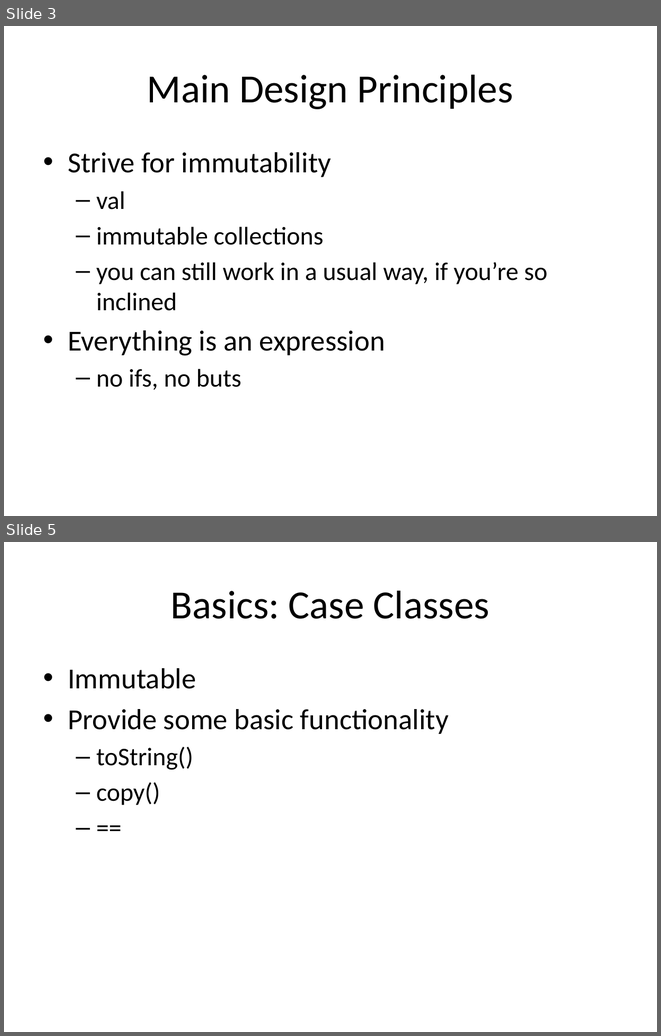
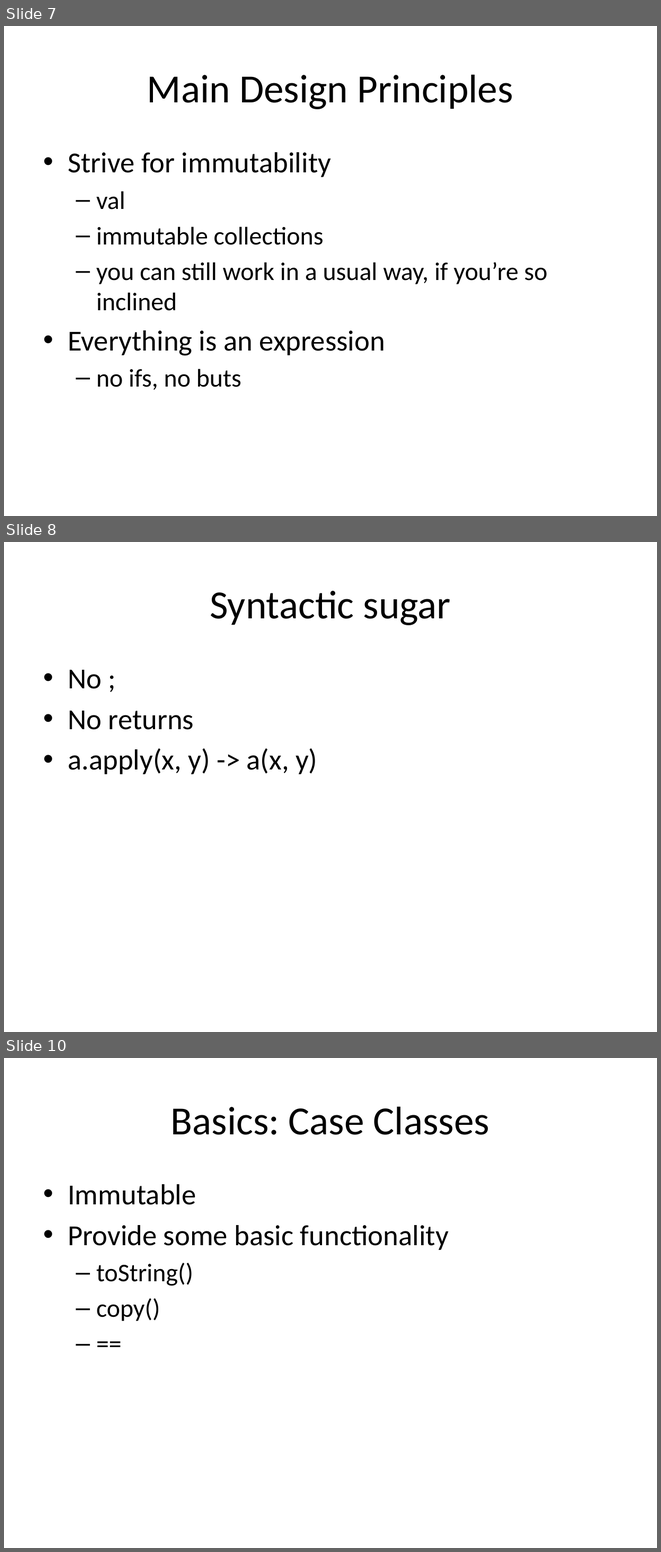
Before and after one commit to Igerly/scalaBasics, a slide deck: Scala.pptx. Shown one above the other, each under a label of ours: slides 3 and 5 before the commit, slides 7, 8 and 10 after it; the slides between them are not shown. The pictures are 661x1036 and 661x1552 pixels, drawn with LibreOffice and Linux fonts; fonts in the diff are those of the drawing. Boxes give left, top, right and bottom in pixels: in the first picture for what was removed or moved away, otherwise in the second. Text is boxed around its words. In the diff, an @@ line names an element or a change of style, - is before the commit and + after.

```diff
--- a/Scala.pptx
+++ b/Scala.pptx
@@ slide 8 added at bbox=[4, 542, 657, 1032], background #FFFFFF @@
@@ title added at bbox=[210, 591, 451, 625], 44 pt, text #000000 @@
+Syntactic sugar
@@ text added at bbox=[68, 670, 317, 774], 32 pt, text #000000 @@
+• No ;
+• No returns
+• a.apply(x, y) -> a(x, y)
@@ what was slide 3 is now slide 7 @@
@@ what was slide 5 is now slide 10 @@
```
Also in this commit, not shown: 3 slides changed, 5 other slides added, 1 slide removed, 13 other files.
